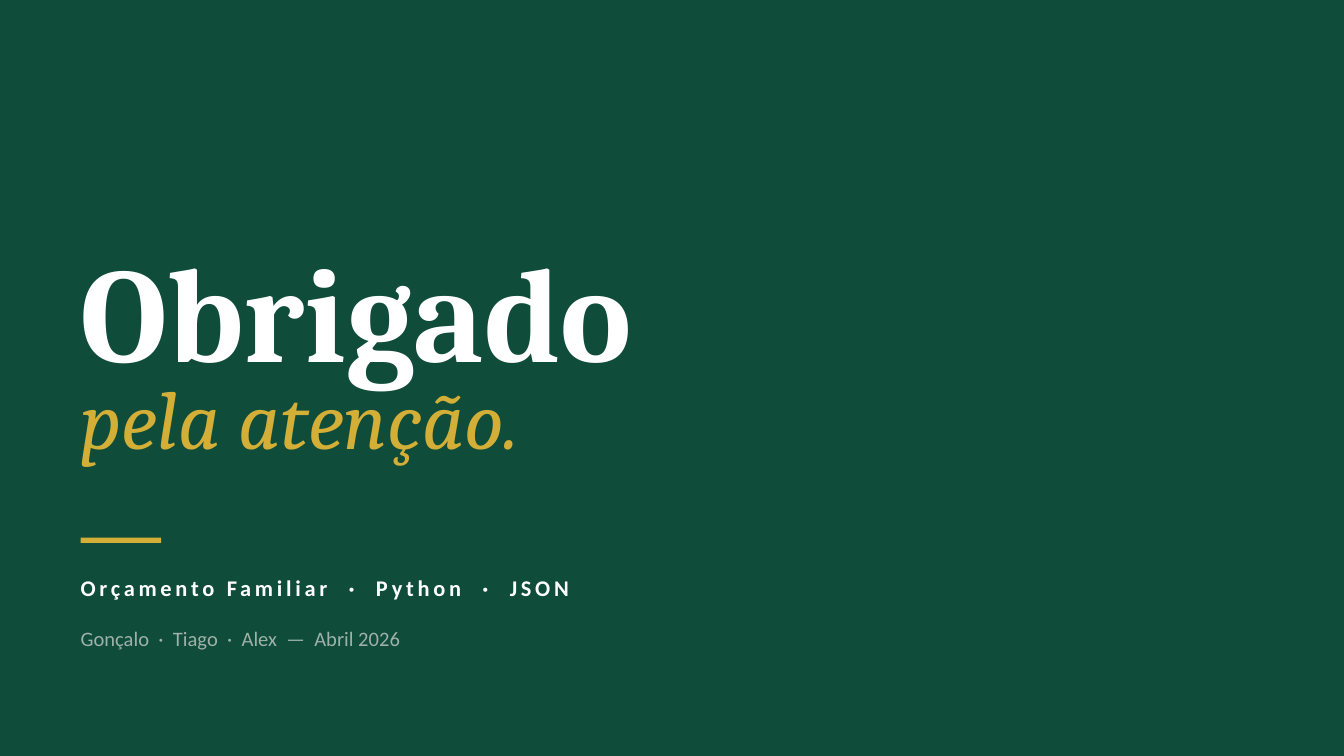
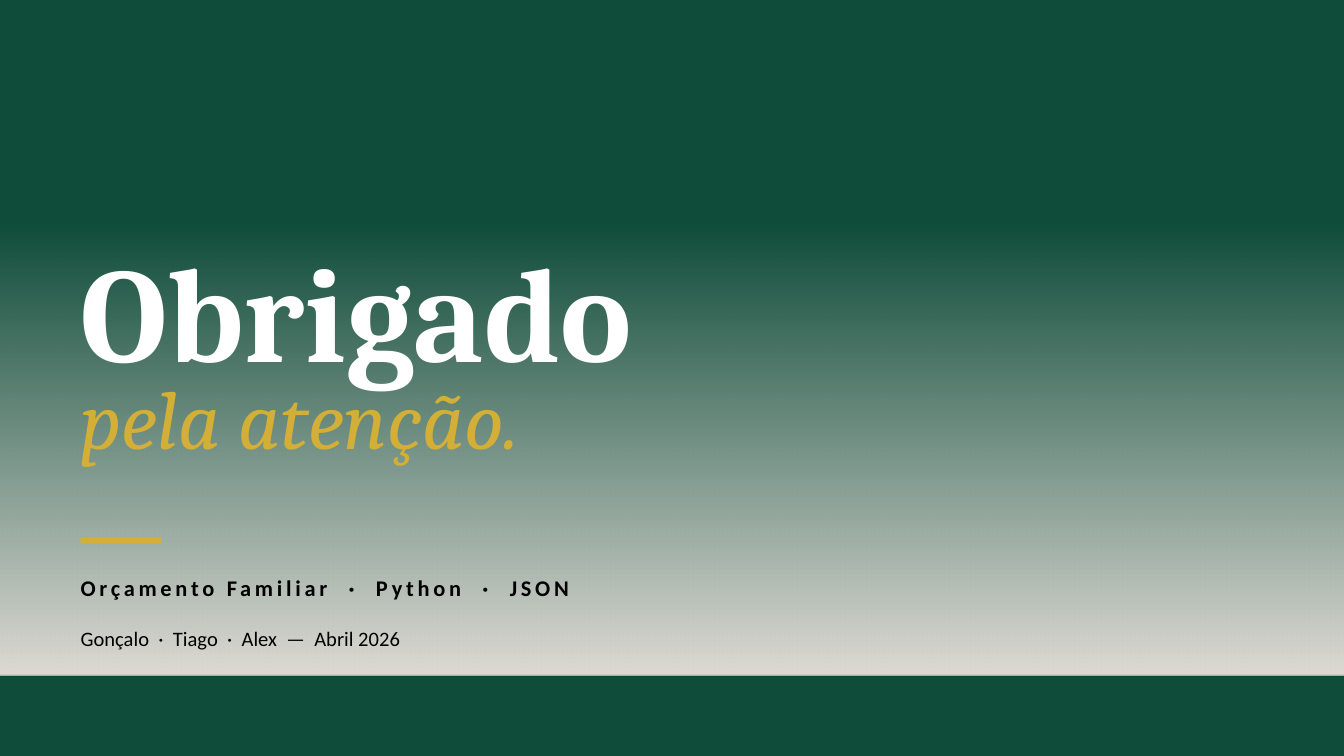
Before and after one commit to alexandreteixeira2025039-source/orcamentos-despesas-tf, a slide deck: slide 4 of docs/Orcamento_Familiar.pptx. Drawn at 1344x756 pixels with LibreOffice and Linux fonts; fonts in the diff are those of the drawing; background and template pictures are left out. Boxes give left, top, right and bottom in pixels: in the first picture for what was removed or moved away, otherwise in the second. Text is boxed around its words. In the diff, an @@ line names an element or a change of style, - is before the commit and + after.

```diff
--- a/docs/Orcamento_Familiar.pptx
+++ b/docs/Orcamento_Familiar.pptx
@@ rectangle added at <box>0,223,1344,676</box>, fill gradient #DFDBD5 @@
@@ text "Orçamento Familiar · Python · ..." at <box>81,580,569,600</box>: text colour #FFFFFF to #000000 @@
@@ text "Gonçalo · Tiago · Alex ..." at <box>81,631,400,650</box>: text colour #9FB1A8 to #000000 @@
@@ line added from (0, 676) to (1344, 676), #000001 1 pt @@
```
Also in this commit, not shown: 3 other slides changed, 2 other files.
